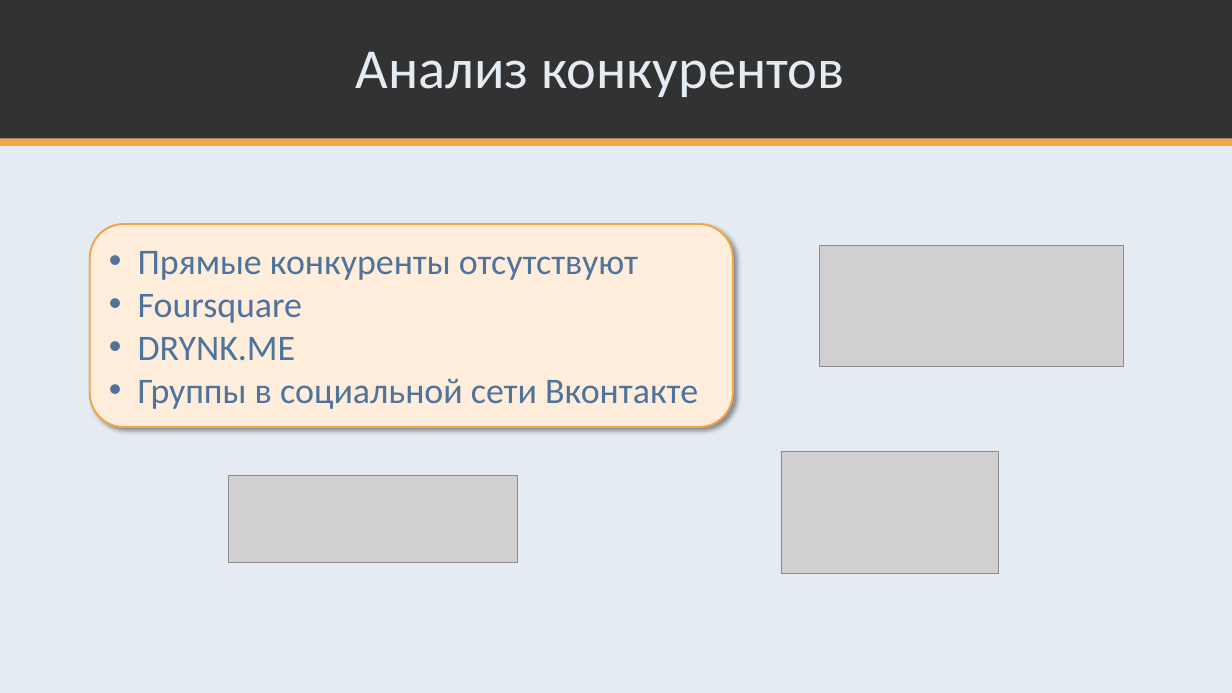
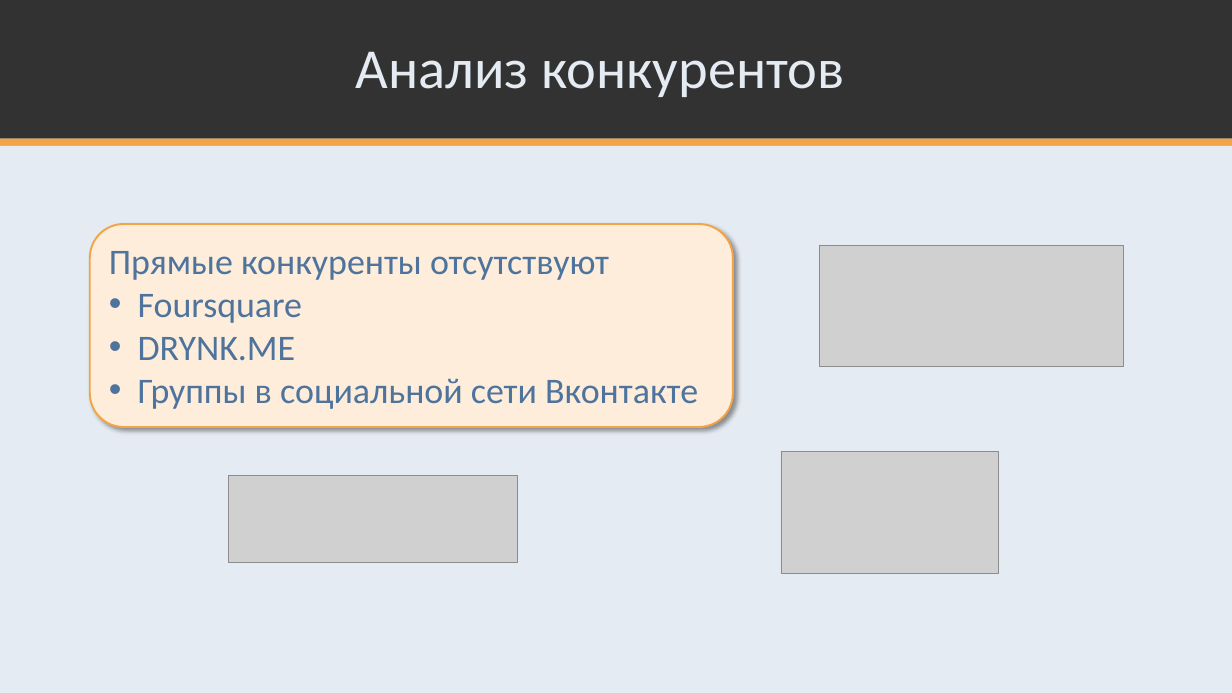
Before and after one commit to K224/TPKS, a slide deck: slide 3 of k224-docs/Servis_po_organizatsii_i_poisku_meropriaty_Par.pptx. Drawn at 1232x693 pixels with LibreOffice and Linux fonts; fonts in the diff are those of the drawing; grey boxes stand for pictures. Boxes give left, top, right and bottom in pixels: in the first picture for what was removed or moved away, otherwise in the second. Text is boxed around its words. In the diff, an @@ line names an element or a change of style, - is before the commit and + after.

```diff
--- a/k224-docs/Servis_po_organizatsii_i_poisku_meropriaty_Par.pptx
+++ b/k224-docs/Servis_po_organizatsii_i_poisku_meropriaty_Par.pptx
@@ text in rounded rectangle at [109,251,609,280]: bullet • to none @@
```
Also in this commit, not shown: 4 other slides changed, 4 slides added, 1 slide removed.
